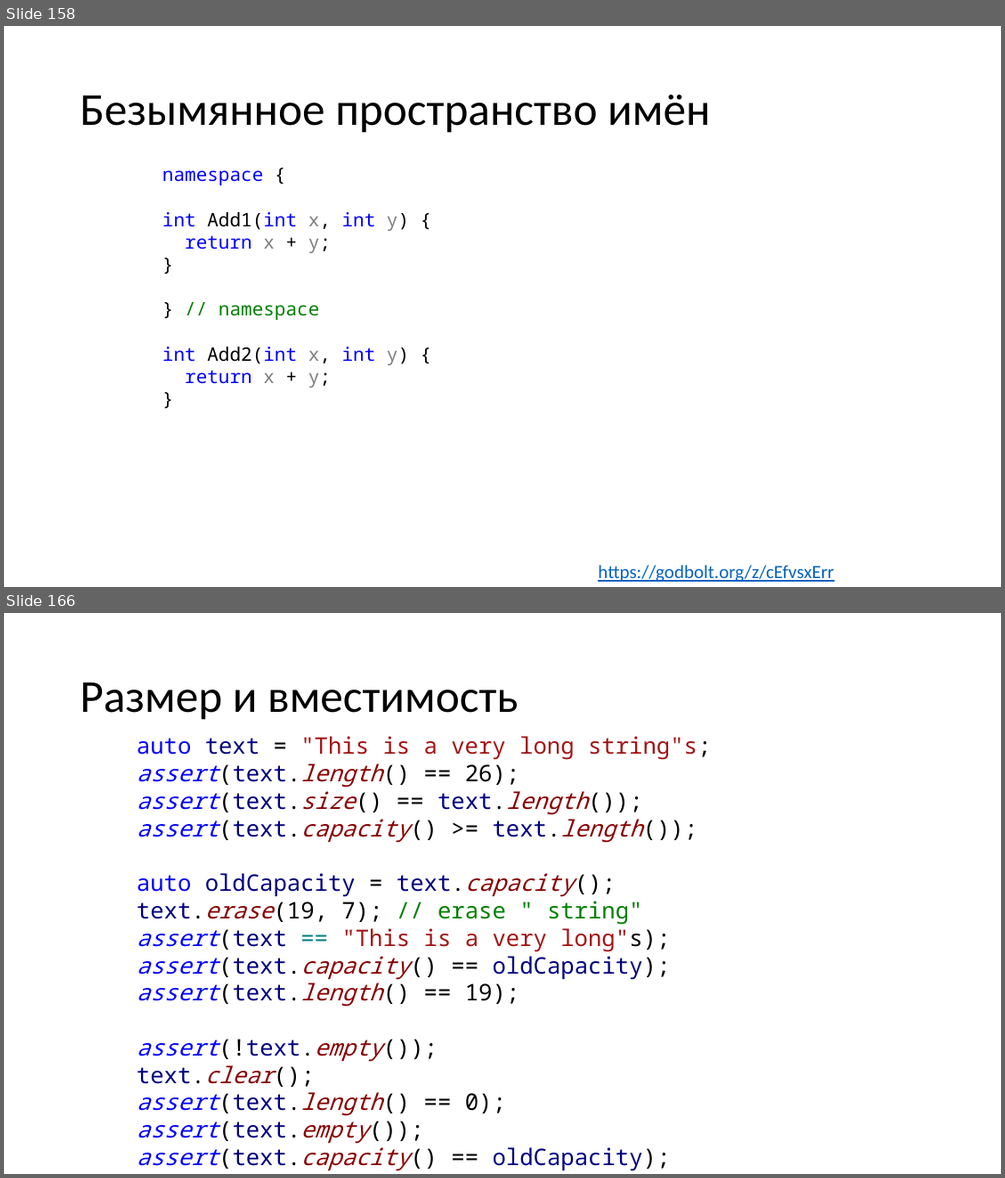
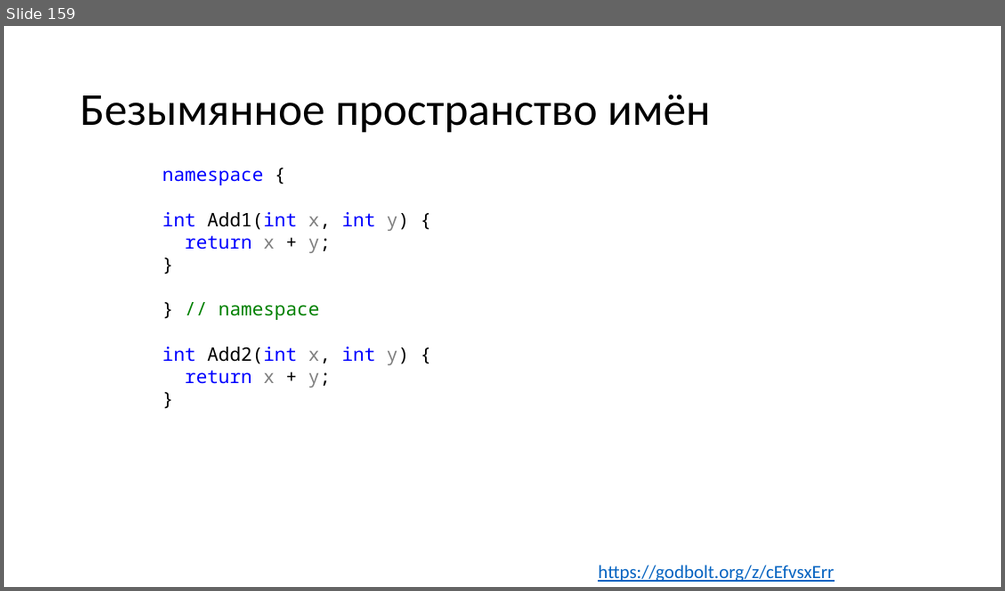
Before and after one commit to alexey-malov/oop, a slide deck: lectures/01/Синтаксис C++.pptx. Shown one above the other, each under a label of ours: slides 158 and 166 before the commit, slide 159 after it; the slides between them are not shown. The pictures are 1005x1178 and 1005x591 pixels, drawn with LibreOffice and Linux fonts; fonts in the diff are those of the drawing. Boxes give left, top, right and bottom in pixels: in the first picture for what was removed or moved away, otherwise in the second. Text is boxed around its words. In the diff, an @@ line names an element or a change of style, - is before the commit and + after.

```diff
--- a/lectures/01/Синтаксис C++.pptx
+++ b/lectures/01/Синтаксис C++.pptx
@@ slide 166 removed at (x1=4, y1=613, x2=1001, y2=1174), background #FFFFFF @@
@@ title removed at (x1=80, y1=682, x2=518, y2=720) @@
-Размер и вместимость
@@ text removed at (x1=137, y1=736, x2=711, y2=1171) @@
-auto text = "This is a very long string"s;
-assert(text.length() == 26);
-assert(text.size() == text.length());
-assert(text.capacity() >= text.length());
-auto oldCapacity = text.capacity();
-text.erase(19, 7); // erase " string"
-assert(text == "This is a very long"s);
-assert(text.capacity() == oldCapacity);
-assert(text.length() == 19);
-assert(!text.empty());
-text.clear();
-assert(text.length() == 0);
-assert(text.empty());
-assert(text.capacity() == oldCapacity);
@@ what was slide 158 is now slide 159 @@
```
Also in this commit, not shown: 2 slides added, 138 other slides removed, 7 other files.
